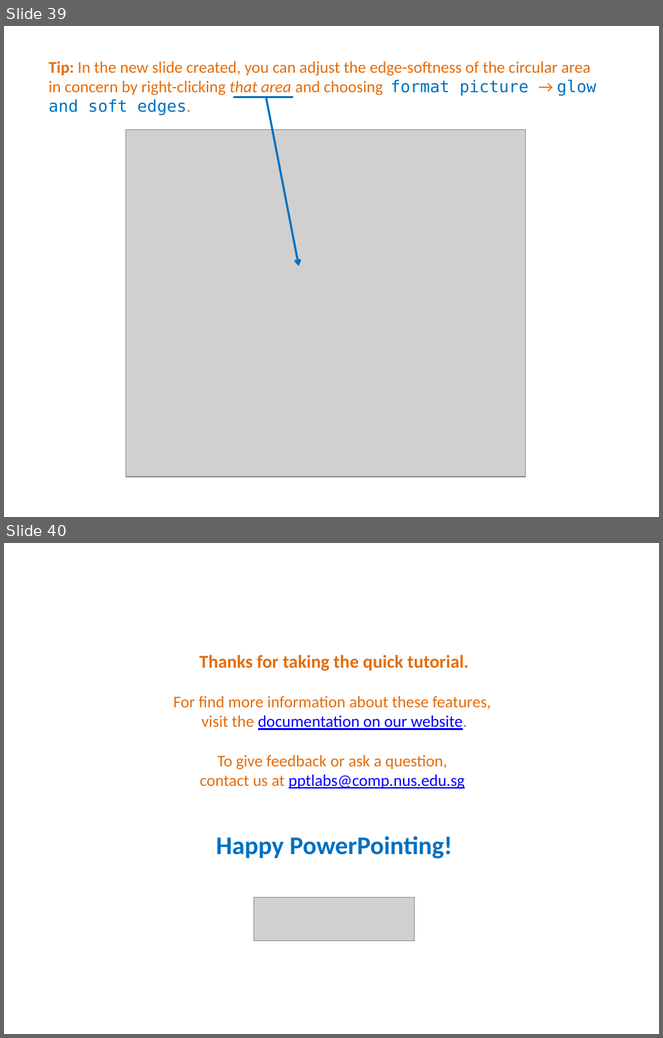
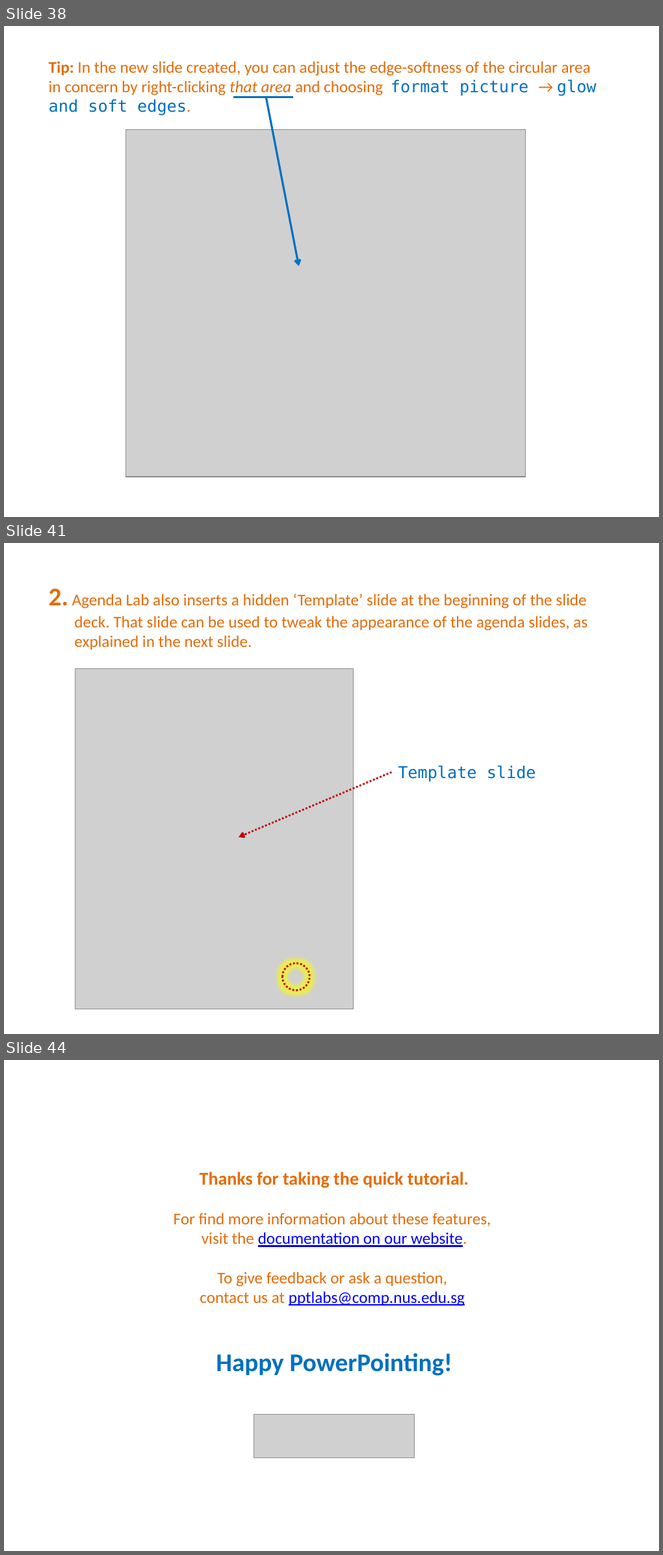
Before and after one commit to PowerPointLabs/PowerPointLabs, a slide deck: doc/PowerPointLabs Quick Tutorial.pptx. Shown one above the other, each under a label of ours: slides 39 and 40 before the commit, slides 38, 41 and 44 after it; the slides between them are not shown. The pictures are 663x1038 and 663x1555 pixels, drawn with LibreOffice and Linux fonts; fonts in the diff are those of the drawing; grey boxes stand for pictures. Boxes give left, top, right and bottom in pixels: in the first picture for what was removed or moved away, otherwise in the second. Text is boxed around its words. In the diff, an @@ line names an element or a change of style, - is before the commit and + after.

Commit message:
Added agenda lab to the tutorial file

```diff
--- a/doc/PowerPointLabs Quick Tutorial.pptx
+++ b/doc/PowerPointLabs Quick Tutorial.pptx
@@ slide 41 added at (4,543,659,1034), background #FFFFFF @@
@@ text added at (49,589,588,650), 18 pt, text #E46C0A @@
+2. Agenda Lab also inserts a hidden ‘Template’ slide at the beginning of the slide deck. That slide can be used to tweak the appearance of the agenda slides, as explained in the next slide.
@@ picture added at (75,669,353,1010) @@
@@ arrow added from (392, 772) to (239, 837), #C00000 2 pt dashed @@
@@ text added at (398,765,536,782), 18 pt, text #0070C0 @@
+Template slide
@@ ellipse added at (282,964,310,991), outline #C00000 2 pt dashed @@
@@ what was slide 39 is now slide 38 @@
@@ what was slide 40 is now slide 44 @@
```
Also in this commit, not shown: 4 other slides added, 2 slides removed.
